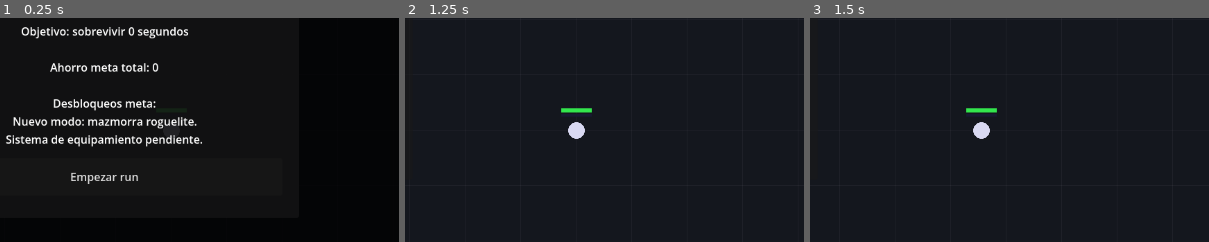
Above: before the commit, frames 1-3 (left to right).
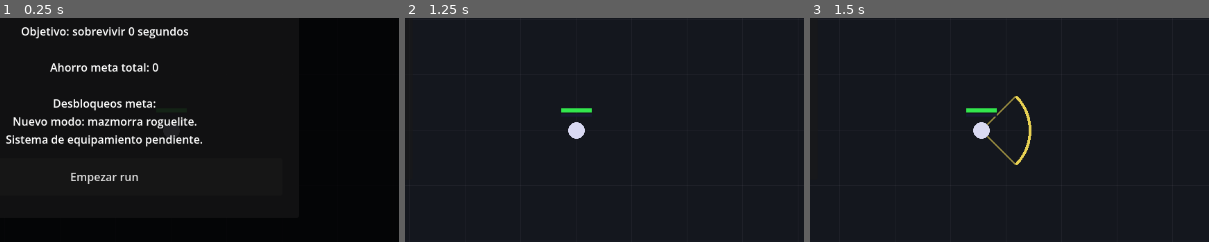
Above: after the commit, the same moments.

Repository: sergioHdz77/Dungeon-Project
Game: Godot game, scene res://scenes/core/main.tscn
Same seed, same stepped clock (60 frames per second), same inputs: the game is played once before the commit and once after it.
Inputs:
- Up to frame 1 (0.25 s): no input
- Up to frame 2 (1.25 s): click "Empezar run" at 0.5 s
- Up to frame 3 (1.5 s): tap Enter at 1.25 s; hold D (move_right) from 1.28 s (still down); tap Space (attack) at 1.35 s
The pictures show only the part of the screen within x 29-78%, y 25-75%; the shares and areas given below are measured in that part.

Frames 1-2 are identical in both runs. In frame 3, 0.5% of the frame differs, in the area x 44-56%, y 34-66%.

Commit message:
attack debug animation

Diff:
--- a/scripts/player/player.gd
+++ b/scripts/player/player.gd
@@ -175,6 +175,7 @@
 func _draw() -> void:
 	# Dibujo provisional del jugador y barras locales.
 	draw_aura()
+	draw_melee_attack_debug()
 	draw_player_body()
 	draw_health_bar()
 	draw_xp_bar()
@@ -186,6 +187,54 @@
 
 	draw_circle(Vector2.ZERO, combat.aura_radius, Color(0.55, 0.25, 1.0, 0.14))
 	draw_arc(Vector2.ZERO, combat.aura_radius, 0.0, TAU, 64, Color(0.7, 0.45, 1.0, 0.85), 2.0)
+
+func draw_melee_attack_debug() -> void:
+	# Dibuja temporalmente el arco del ataque melee.
+	# Esto es solo debug visual. Más adelante lo cambiaremos por animación real.
+
+	if combat == null:
+		return
+
+	if combat.attack_debug_timer <= 0.0:
+		return
+
+	var attack_direction: Vector2 = combat.last_attack_direction.normalized()
+	var base_angle: float = attack_direction.angle()
+
+	var half_arc: float = deg_to_rad(combat.melee_arc_degrees / 2.0)
+	var start_angle: float = base_angle - half_arc
+	var end_angle: float = base_angle + half_arc
+
+	var radius: float = combat.melee_range
+
+	# Arco exterior del golpe.
+	draw_arc(
+		Vector2.ZERO,
+		radius,
+		start_angle,
+		end_angle,
+		24,
+		Color(1.0, 0.9, 0.35, 0.9),
+		4.0
+	)
+
+	# Dos líneas laterales del cono.
+	var left_dir: Vector2 = Vector2.RIGHT.rotated(start_angle)
+	var right_dir: Vector2 = Vector2.RIGHT.rotated(end_angle)
+
+	draw_line(
+		Vector2.ZERO,
+		left_dir * radius,
+		Color(1.0, 0.9, 0.35, 0.55),
+		2.0
+	)
+
+	draw_line(
+		Vector2.ZERO,
+		right_dir * radius,
+		Color(1.0, 0.9, 0.35, 0.55),
+		2.0
+	)
 
 func draw_player_body() -> void:
 	# Placeholder visual del jugador.
--- a/scripts/player/player_combat.gd
+++ b/scripts/player/player_combat.gd
@@ -37,6 +37,15 @@
 @export var aura_damage_per_second: float = 0.0
 @export var aura_radius: float = 0.0
 
+# Tiempo que se verá el arco del ataque.
+@export var attack_debug_duration: float = 0.12
+
+# Temporizador visual del ataque.
+var attack_debug_timer: float = 0.0
+
+# Dirección usada para dibujar el último ataque.
+var last_attack_direction: Vector2 = Vector2.RIGHT
+
 # Temporizador interno del cooldown.
 var attack_timer: float = 0.0
 
@@ -60,6 +69,10 @@
 	# Reducimos cooldown.
 	if attack_timer > 0.0:
 		attack_timer -= delta
+
+	# Reducimos el tiempo visible del arco de ataque.
+	if attack_debug_timer > 0.0:
+		attack_debug_timer -= delta
 
 	# Actualizamos dirección de ataque según movimiento.
 	update_facing_direction()
@@ -85,6 +98,10 @@
 		return
 
 	attack_timer = attack_cooldown
+
+	#guardamos datos visuales del ataque
+	last_attack_direction = facing_direction
+	attack_debug_timer = attack_debug_duration
 
 	var enemies := get_tree().get_nodes_in_group("enemies")
 
